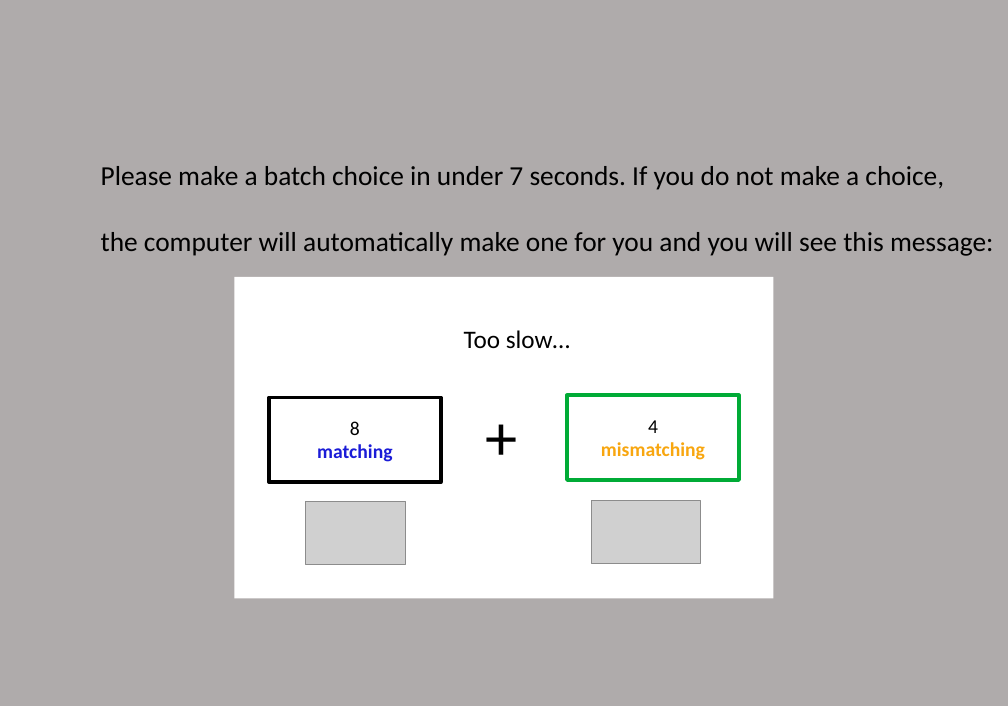
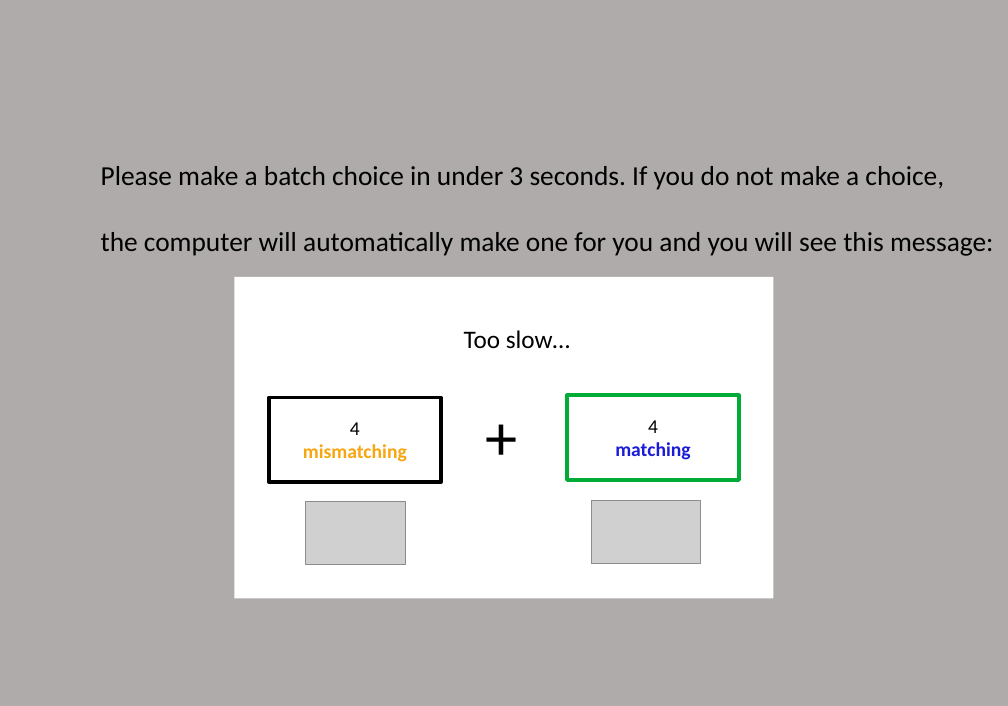
Before and after one commit to lizzytong2589/MSIT-demand-selection, a slide deck: slide 11 of nivturk-prolific/app/static/Instructions/instructions_DST/instructions_DST.pptx (slide 10 before the commit). Drawn at 1008x706 pixels with LibreOffice and Linux fonts; fonts in the diff are those of the drawing; grey boxes stand for pictures. Boxes give left, top, right and bottom in pixels: in the first picture for what was removed or moved away, otherwise in the second. Text is boxed around its words. In the diff, an @@ line names an element or a change of style, - is before the commit and + after.

```diff
--- a/nivturk-prolific/app/static/Instructions/instructions_DST/instructions_DST.pptx
+++ b/nivturk-prolific/app/static/Instructions/instructions_DST/instructions_DST.pptx
@@ text at <box>101,166,944,190</box>: text changed @@
-Please make a batch choice in under 7 seconds. If you do not make a choice,
+Please make a batch choice in under 3 seconds. If you do not make a choice,
@@ text in rectangle at <box>303,422,407,462</box>: text changed; text colour #1B1CD7 to #F8A60F @@
-8
-matching
+4
+mismatching
@@ text in rectangle at <box>615,442,690,460</box>: text changed; text colour #F8A60F to #1B1CD7 @@
-mismatching
+matching
```
Also in this commit, not shown: 5 other slides changed, 1 slide added, 2 slides removed.
